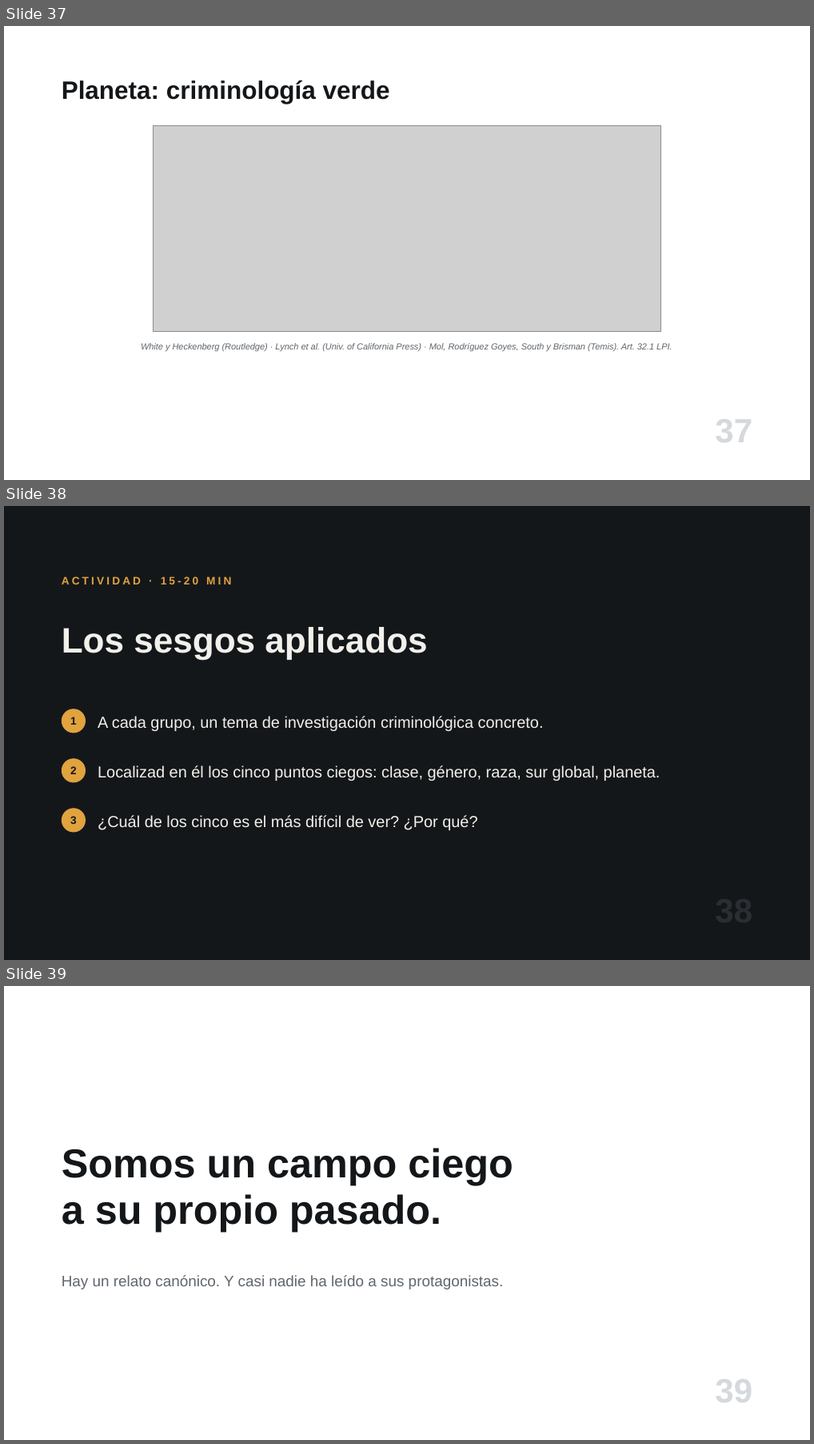
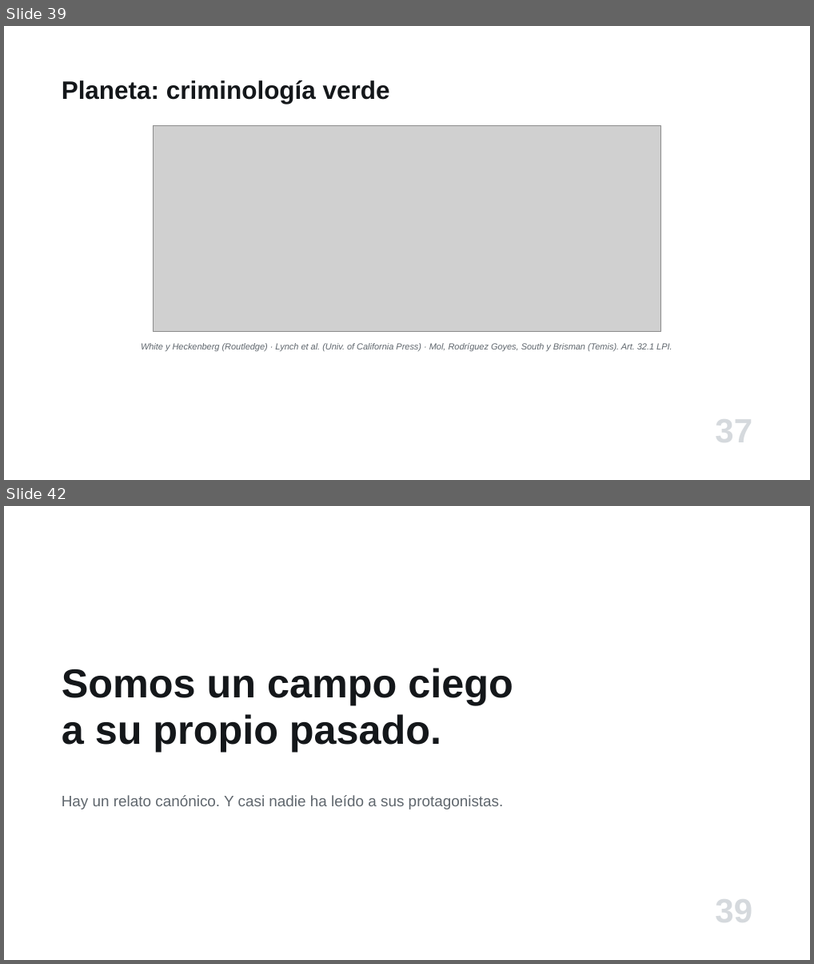
Before and after one commit to jjmedinaariza/intro_crimi, a slide deck: presentaciones/Cap01_Que-es-la-criminologia.pptx. Shown one above the other, each under a label of ours: slides 37, 38 and 39 before the commit, slides 39 and 42 after it; the slides between them are not shown. The pictures are 814x1444 and 814x964 pixels, drawn with LibreOffice and Linux fonts; fonts in the diff are those of the drawing; grey boxes stand for pictures. Boxes give left, top, right and bottom in pixels: in the first picture for what was removed or moved away, otherwise in the second. Text is boxed around its words. In the diff, an @@ line names an element or a change of style, - is before the commit and + after.

```diff
--- a/presentaciones/Cap01_Que-es-la-criminologia.pptx
+++ b/presentaciones/Cap01_Que-es-la-criminologia.pptx
@@ slide 38 removed at bbox=[4, 506, 810, 960], background #14171A @@
@@ text removed at bbox=[62, 576, 231, 584] @@
-ACTIVIDAD · 15-20 MIN
@@ text removed at bbox=[62, 627, 427, 660] @@
-Los sesgos aplicados
@@ ellipse removed at bbox=[62, 708, 86, 733] @@
@@ text removed at bbox=[70, 716, 77, 724] @@
-1
@@ text removed at bbox=[98, 716, 544, 731] @@
-A cada grupo, un tema de investigación criminológica concreto.
@@ ellipse removed at bbox=[62, 758, 86, 783] @@
@@ text removed at bbox=[70, 766, 77, 774] @@
-2
@@ text removed at bbox=[98, 765, 661, 780] @@
-Localizad en él los cinco puntos ciegos: clase, género, raza, sur global, planeta.
@@ ellipse removed at bbox=[62, 808, 86, 832] @@
@@ text removed at bbox=[70, 816, 77, 824] @@
-3
@@ text removed at bbox=[98, 815, 478, 830] @@
-¿Cuál de los cinco es el más difícil de ver? ¿Por qué?
@@ what was slide 37 is now slide 39 @@
@@ what was slide 39 is now slide 42 @@
```
Also in this commit, not shown: 3 slides added, 1 other slide removed, 7 other files.
